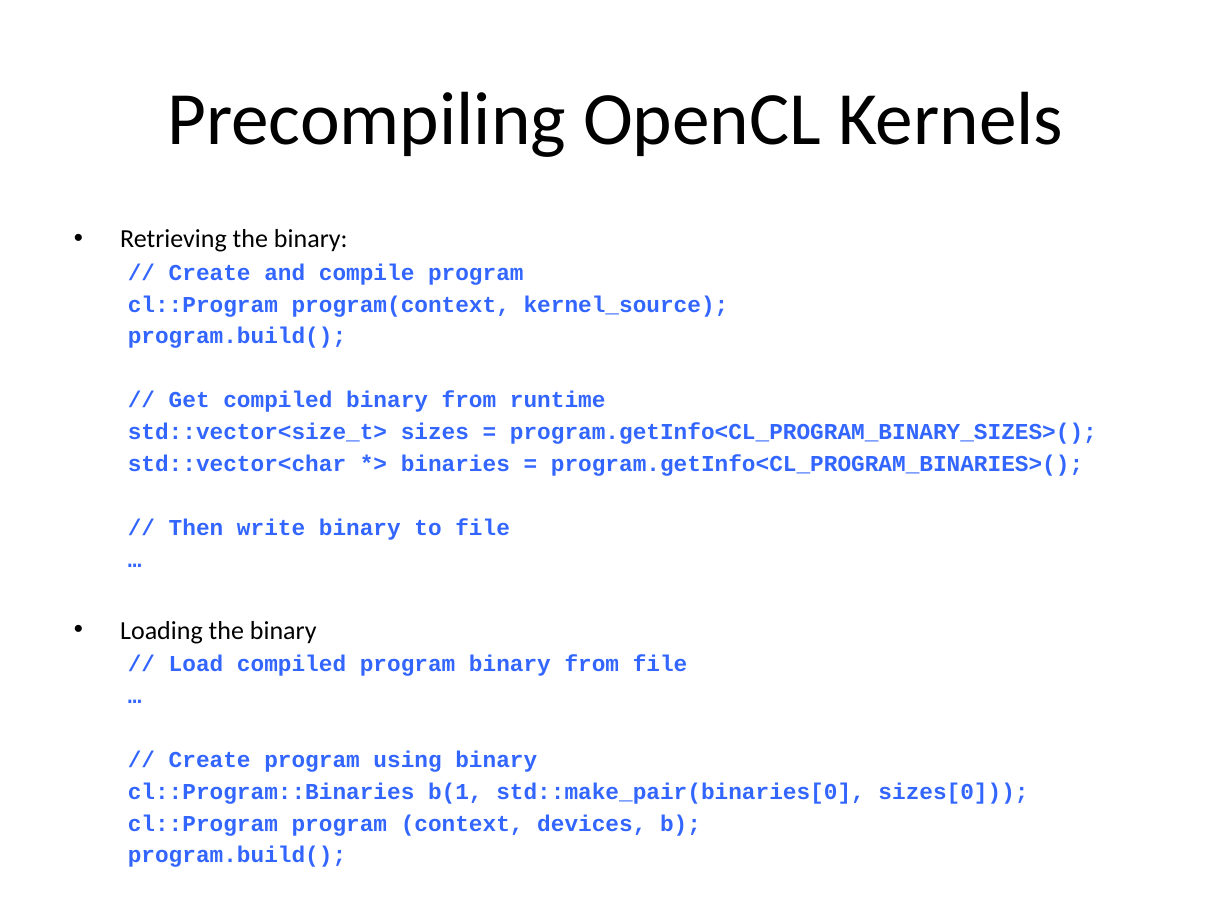
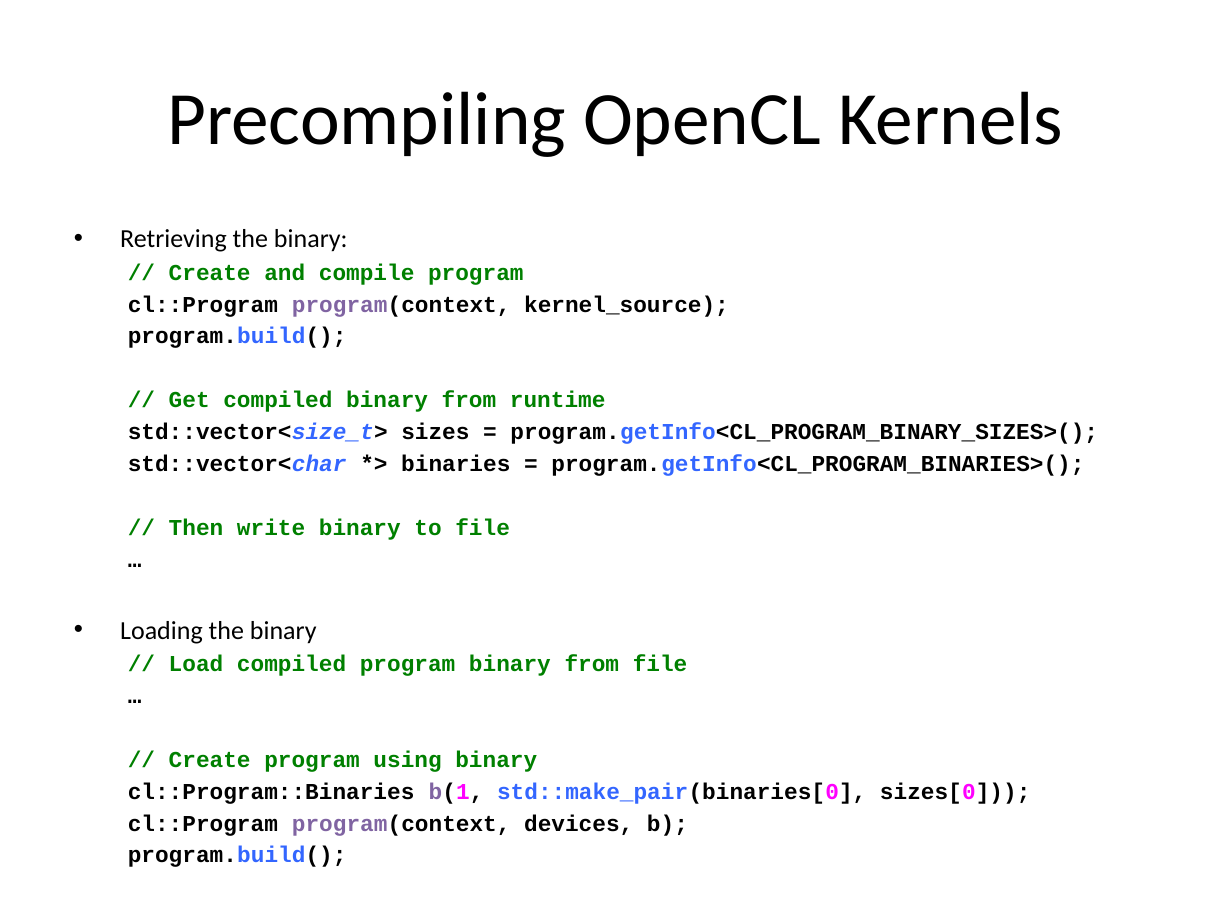
Before and after one commit to UoB-HPC/opencl-training-code, a slide deck: slide 8 of slides/advanced_part2.pptx. Drawn at 1232x924 pixels with LibreOffice and Linux fonts; fonts in the diff are those of the drawing. Boxes give left, top, right and bottom in pixels: in the first picture for what was removed or moved away, otherwise in the second. Text is boxed around its words. In the diff, an @@ line names an element or a change of style, - is before the commit and + after.

```diff
--- a/slides/advanced_part2.pptx
+++ b/slides/advanced_part2.pptx
@@ text at box(128, 263, 1098, 804): text colour #3366FF to #008000 in "// Create and compile program", "// Get compiled binary from runtime", "// Then write binary to file", "// Load compiled program binary from file" and 1 more places; text colour #3366FF to #000000 in "cl::Program program(context, kernel_source);", "program.build();", "std::vector<size_t> sizes = program.getInfo<CL_PROGRAM_BINAR ...", "std::vector<char *> binaries = program.getInfo<CL_PROGRAM_BI ..." and 4 more places; text colour #3366FF to #8064A2 in "program(context,", "b(1,"; italic on in "std::vector<size_t>", "std::vector<char"; text colour #3366FF to #FF00FF in "b(1, std::make_pair(binaries[0], sizes[0]));" @@
@@ text at box(128, 814, 688, 836): text changed; text colour #3366FF to #000000 @@
-  cl::Program program (context, devices, b);
+  cl::Program program(context, devices, b);
```
Also in this commit, not shown: 3 other slides changed, 3 other files.
